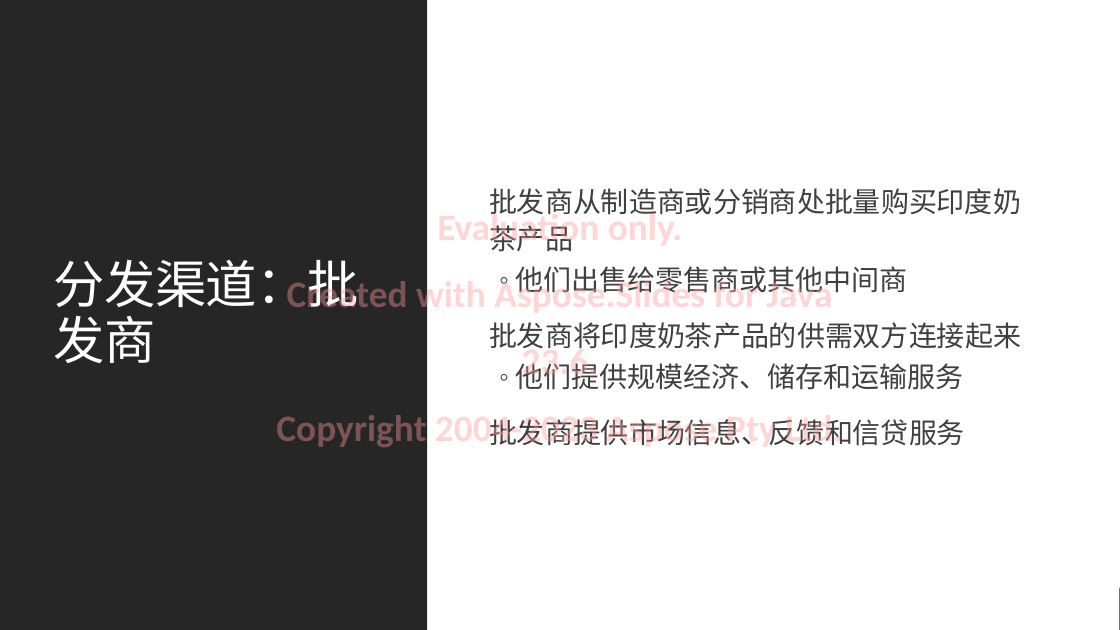
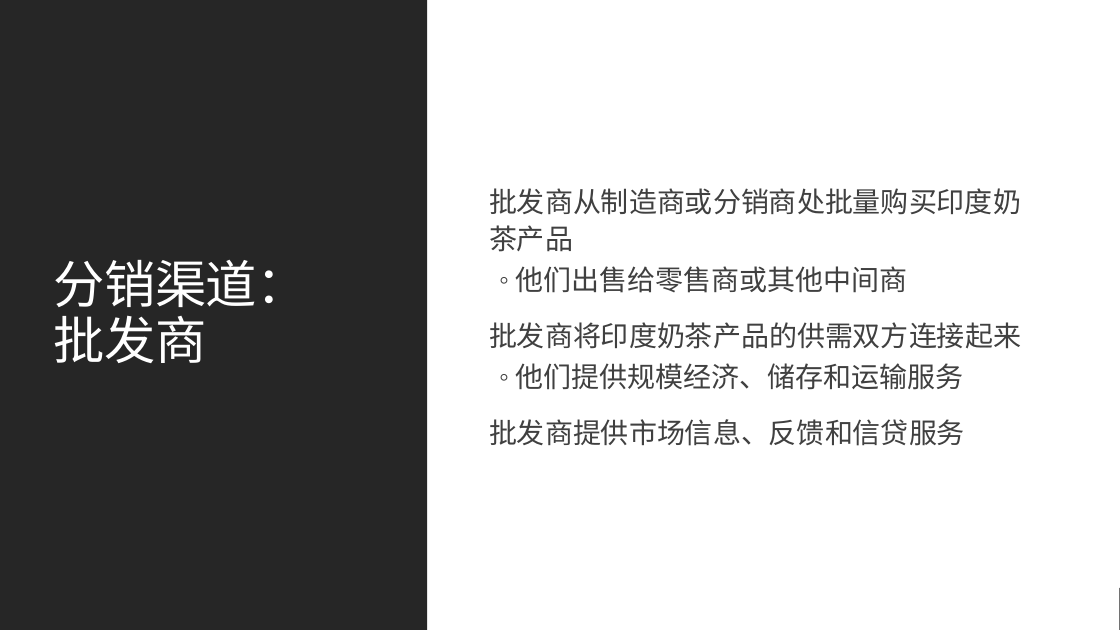
Before and after one commit to MicrosoftLearning/MS-4004-Empower-workforce-copilot-use-cases.zh-cn, a slide deck: slide 9 of ResourceFiles/Mystic Spice Premium Chai Market Analysis Presentation.pptx. Drawn at 1120x630 pixels with LibreOffice and Linux fonts; fonts in the diff are those of the drawing. Boxes give left, top, right and bottom in pixels: in the first picture for what was removed or moved away, otherwise in the second. Text is boxed around its words. In the diff, an @@ line names an element or a change of style, - is before the commit and + after.

```diff
--- a/ResourceFiles/Mystic Spice Premium Chai Market Analysis Presentation.pptx
+++ b/ResourceFiles/Mystic Spice Premium Chai Market Analysis Presentation.pptx
@@ text "批发商从制造商或分销商处批量购买印度奶茶产品" at <box>489,188,1021,446</box>: font Noto Sans CJK SC to Lato @@
@@ text removed at <box>276,209,843,447</box> @@
-Evaluation only.
-Created with Aspose.Slides for Java 23.6.
-Copyright 2004-2023 Aspose Pty Ltd.
@@ title at <box>54,260,308,363</box>: text changed; font Noto Sans CJK SC to TeX Gyre Bonum @@
-分发渠道：批发商
+分销渠道：
+批发商
```
Also in this commit, not shown: 13 other slides changed, 18 other files.
